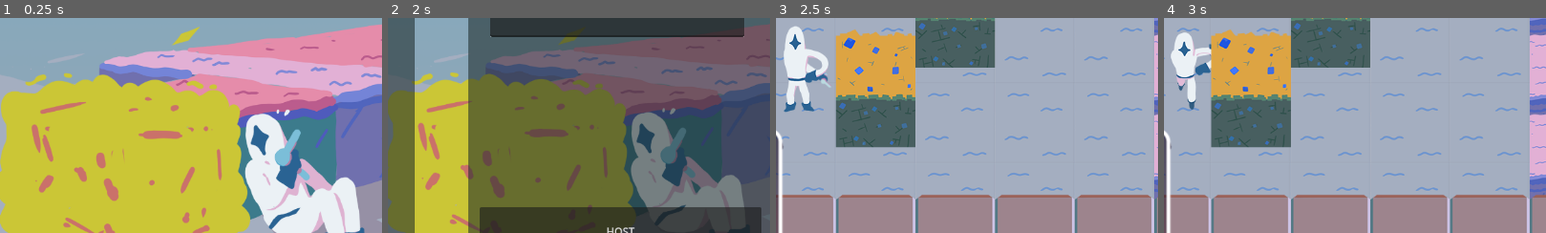
Above: before the commit, frames 1-4 (left to right).
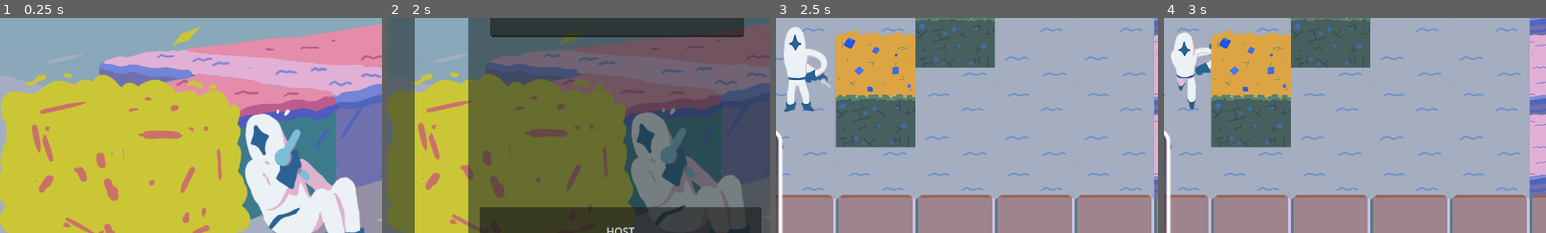
Above: after the commit, the same moments.

Repository: ParisRomane/Scientific_game_jam
Game: Godot game, scene res://scenes/concrete_scenes/entropy_battle.tscn
Same seed, same stepped clock (60 frames per second), same inputs: the game is played once before the commit and once after it.
Inputs (mouse positions are % of the whole screen's width and height, from its top left):
- Up to frame 1 (0.25 s): no input
- Up to frame 2 (2 s): click "START" at 0.5 s; click (77, 36) at 1.27 s; type "12" at 1.35 s
- Up to frame 3 (2.5 s): click "HOST" at 2 s
- Up to frame 4 (3 s): move the mouse to (72, 45) at 2.77 s; press the mouse at (72, 45) at 2.78 s; hold Right (ui_right) from 2.78 s (still down)
The pictures show only the part of the screen within x 47-97%, y 38-88%; the shares and areas given below are measured in that part.

Frames 1-2 are identical in both runs. In frame 3, 0.3% of the frame differs, in the area x 2-14%, y 3-38%; in frame 4, nothing differs.

Commit message:
gitignore fix animation clear

Diff:
--- a/scenes/objects/player.tscn
+++ b/scenes/objects/player.tscn
@@ -1,21 +1,30 @@
-[gd_scene load_steps=50 format=3 uid="uid://e7nwil12f2v2"]
+[gd_scene load_steps=59 format=3 uid="uid://cerjfiw28ivyc"]
 
 [ext_resource type="Script" path="res://scripts/Player.gd" id="1_tldf4"]
-[ext_resource type="Texture2D" uid="uid://b7kmo1puhp0og" path="res://assets/personnages/bras_shoot/bras.png" id="2_njy2s"]
-[ext_resource type="Texture2D" uid="uid://c2exjhnn7bud5" path="res://assets/personnages/idle/idle_01.png" id="4_fxe4x"]
-[ext_resource type="Texture2D" uid="uid://c0xk70hipevc6" path="res://assets/personnages/death.png" id="5_2boor"]
-[ext_resource type="Texture2D" uid="uid://ct7ss8mebc4uu" path="res://assets/personnages/idle/idle_02.png" id="5_uptpu"]
-[ext_resource type="Texture2D" uid="uid://bus6hekhh8m8y" path="res://assets/personnages/idle/idle_03.png" id="6_3pict"]
-[ext_resource type="Texture2D" uid="uid://bsi5vukxwmvvf" path="res://assets/personnages/idle/idle_04.png" id="7_s7qky"]
-[ext_resource type="Texture2D" uid="uid://drp2wi50i7ysv" path="res://assets/personnages/idle/idle_05.png" id="8_1pljn"]
-[ext_resource type="Texture2D" uid="uid://c45u0mu0u8p5k" path="res://assets/personnages/idle/idle.png" id="8_ts177"]
-[ext_resource type="Texture2D" uid="uid://b5y7rca0g0b4g" path="res://assets/personnages/move/move_01.png" id="9_h4hlq"]
-[ext_resource type="Texture2D" uid="uid://dkcaehmjsuqn7" path="res://assets/personnages/move/move.png" id="10_lt5r6"]
-[ext_resource type="Texture2D" uid="uid://i3af8habdhrg" path="res://assets/personnages/move/move_02.png" id="10_udn6f"]
-[ext_resource type="Texture2D" uid="uid://dikstihtght70" path="res://assets/personnages/move/move_03.png" id="11_tv0rd"]
-[ext_resource type="Texture2D" uid="uid://scu5gcicvxp6" path="res://assets/personnages/move/move_04.png" id="12_l4e5c"]
-[ext_resource type="Texture2D" uid="uid://xqerqvut2dvj" path="res://assets/personnages/move/move_05.png" id="13_dy3p2"]
-[ext_resource type="Texture2D" uid="uid://dfr7wp21f1iek" path="res://assets/personnages/move/move_06.png" id="14_mgvev"]
+[ext_resource type="Texture2D" uid="uid://b7kmo1puhp0og" path="res://assets/personnages/bras_shoot/bras.png" id="2_6xpy1"]
+[ext_resource type="Texture2D" uid="uid://qwvb0ac8els2" path="res://assets/personnages/death/death_0.png" id="3_guf8c"]
+[ext_resource type="Texture2D" uid="uid://db8par8ng4v40" path="res://assets/personnages/death/death_1.png" id="4_0ft6a"]
+[ext_resource type="Texture2D" uid="uid://cnkt55f5cag38" path="res://assets/personnages/idle/idle_01.png" id="4_fxe4x"]
+[ext_resource type="Texture2D" uid="uid://cfkjlyfcncmhy" path="res://assets/personnages/idle/idle_02.png" id="5_uptpu"]
+[ext_resource type="Texture2D" uid="uid://c8va1mt0lpan0" path="res://assets/personnages/death/death_2.png" id="5_vgsxj"]
+[ext_resource type="Texture2D" uid="uid://b6dtehqloke8u" path="res://assets/personnages/idle/idle_03.png" id="6_3pict"]
+[ext_resource type="Texture2D" uid="uid://bniw2e0nq4u0a" path="res://assets/personnages/death/death_3.png" id="6_ugdgd"]
+[ext_resource type="Texture2D" uid="uid://dwoj1yj7pqb5w" path="res://assets/personnages/idle/idle_04.png" id="7_s7qky"]
+[ext_resource type="Texture2D" uid="uid://0xachxhasd54" path="res://assets/personnages/death/death_4.png" id="7_xfo8v"]
+[ext_resource type="Texture2D" uid="uid://d2v43l3a2l5ud" path="res://assets/personnages/idle/idle_05.png" id="8_1pljn"]
+[ext_resource type="Texture2D" uid="uid://pjqhp58fejlk" path="res://assets/personnages/death/death_5.png" id="8_m4oja"]
+[ext_resource type="Texture2D" uid="uid://dc6fgmqpbp7vt" path="res://assets/personnages/death/death_6.png" id="9_6ypgp"]
+[ext_resource type="Texture2D" uid="uid://ccjdqrsuju2n4" path="res://assets/personnages/move/move_01.png" id="9_h4hlq"]
+[ext_resource type="Texture2D" uid="uid://bgf1qathtco3" path="res://assets/personnages/death/death_7.png" id="10_52g6d"]
+[ext_resource type="Texture2D" uid="uid://c3u4a1amhb42r" path="res://assets/personnages/move/move_02.png" id="10_udn6f"]
+[ext_resource type="Texture2D" uid="uid://bvswnwuwg8r10" path="res://assets/personnages/death/death_8.png" id="11_eg4bw"]
+[ext_resource type="Texture2D" uid="uid://dmbtfio7guq" path="res://assets/personnages/move/move_03.png" id="11_tv0rd"]
+[ext_resource type="Texture2D" uid="uid://bc6k0p2yjonxq" path="res://assets/personnages/move/move_04.png" id="12_l4e5c"]
+[ext_resource type="Texture2D" uid="uid://bv0fdlgpl52rt" path="res://assets/personnages/death/death_9.png" id="12_mt7vv"]
+[ext_resource type="Texture2D" uid="uid://cq5au4sitmvjs" path="res://assets/personnages/move/move_05.png" id="13_dy3p2"]
+[ext_resource type="Texture2D" uid="uid://dayrumhq5rwhl" path="res://assets/personnages/death/death_10.png" id="13_qv0ab"]
+[ext_resource type="Texture2D" uid="uid://cowjfdk1auxv0" path="res://assets/personnages/death/death_11.png" id="14_2ynq5"]
+[ext_resource type="Texture2D" uid="uid://cnrh5gftw2aiq" path="res://assets/personnages/move/move_06.png" id="14_mgvev"]
 [ext_resource type="Script" path="res://scripts/Shoot.gd" id="19_e1qdb"]
 
 [sub_resource type="CapsuleShape2D" id="CapsuleShape2D_eqvdu"]
@@ -24,6 +33,47 @@
 
 [sub_resource type="SpriteFrames" id="SpriteFrames_u7oem"]
 animations = [{
+"frames": [{
+"duration": 1.0,
+"texture": ExtResource("3_guf8c")
+}, {
+"duration": 1.0,
+"texture": ExtResource("4_0ft6a")
+}, {
+"duration": 1.0,
+"texture": ExtResource("5_vgsxj")
+}, {
+"duration": 1.0,
+"texture": ExtResource("6_ugdgd")
+}, {
+"duration": 1.0,
+"texture": ExtResource("7_xfo8v")
+}, {
+"duration": 1.0,
+"texture": ExtResource("8_m4oja")
+}, {
+"duration": 1.0,
+"texture": ExtResource("9_6ypgp")
+}, {
+"duration": 1.0,
+"texture": ExtResource("10_52g6d")
+}, {
+"duration": 1.0,
+"texture": ExtResource("11_eg4bw")
+}, {
+"duration": 1.0,
+"texture": ExtResource("12_mt7vv")
+}, {
+"duration": 1.0,
+"texture": ExtResource("13_qv0ab")
+}, {
+"duration": 1.0,
+"texture": ExtResource("14_2ynq5")
+}],
+"loop": true,
+"name": &"death",
+"speed": 0.0
+}, {
 "frames": [{
 "duration": 1.0,
 "texture": ExtResource("4_fxe4x")
@@ -42,7 +92,7 @@
 }],
 "loop": true,
 "name": &"idle",
-"speed": 5.0
+"speed": 0.0
 }, {
 "frames": [{
 "duration": 1.0,
@@ -65,65 +115,98 @@
 }],
 "loop": true,
 "name": &"move",
-"speed": 5.0
+"speed": 0.0
 }]
 
-[sub_resource type="Animation" id="Animation_8g2ar"]
-resource_name = "Idle"
-length = 0.7
+[sub_resource type="Animation" id="Animation_lf8lt"]
+resource_name = "Death_loop"
+length = 0.3
 loop_mode = 1
-step = 0.05
-tracks/0/type = "value"
-tracks/0/imported = false
-tracks/0/enabled = true
-tracks/0/path = NodePath("Idle:frame")
-tracks/0/interp = 1
-tracks/0/loop_wrap = true
-tracks/0/keys = {
-"times": PackedFloat32Array(0, 0.15, 0.3, 0.45, 0.6),
-"transitions": PackedFloat32Array(1, 1, 1, 1, 1),
-"update": 1,
-"values": [0, 1, 2, 3, 4]
-}
-
-[sub_resource type="Animation" id="Animation_uenve"]
-length = 0.001
-tracks/0/type = "value"
-tracks/0/imported = false
-tracks/0/enabled = true
-tracks/0/path = NodePath("Idle:frame")
-tracks/0/interp = 1
-tracks/0/loop_wrap = true
-tracks/0/keys = {
-"times": PackedFloat32Array(0),
-"transitions": PackedFloat32Array(1),
-"update": 1,
-"values": [0]
+tracks/0/type = "value"
+tracks/0/imported = false
+tracks/0/enabled = true
+tracks/0/path = NodePath("AnimatedSprite2D:frame")
+tracks/0/interp = 1
+tracks/0/loop_wrap = true
+tracks/0/keys = {
+"times": PackedFloat32Array(0, 0.3),
+"transitions": PackedFloat32Array(1, 1),
+"update": 0,
+"values": [11, 11]
 }
 tracks/1/type = "value"
 tracks/1/imported = false
 tracks/1/enabled = true
-tracks/1/path = NodePath("Run:frame")
+tracks/1/path = NodePath("AnimatedSprite2D:animation")
 tracks/1/interp = 1
 tracks/1/loop_wrap = true
 tracks/1/keys = {
 "times": PackedFloat32Array(0),
 "transitions": PackedFloat32Array(1),
 "update": 1,
-"values": [0]
-}
-tracks/2/type = "value"
-tracks/2/imported = false
-tracks/2/enabled = true
-tracks/2/path = NodePath("Death:frame")
-tracks/2/interp = 1
-tracks/2/loop_wrap = true
-tracks/2/keys = {
-"times": PackedFloat32Array(0),
-"transitions": PackedFloat32Array(1),
-"update": 1,
-"values": [0]
-}
+"values": [&"death"]
+}
+
+[sub_resource type="Animation" id="Animation_p77wq"]
+resource_name = "Dying"
+length = 0.9
+tracks/0/type = "value"
+tracks/0/imported = false
+tracks/0/enabled = true
+tracks/0/path = NodePath("AnimatedSprite2D:animation")
+tracks/0/interp = 1
+tracks/0/loop_wrap = true
+tracks/0/keys = {
+"times": PackedFloat32Array(0),
+"transitions": PackedFloat32Array(1),
+"update": 1,
+"values": [&"death"]
+}
+tracks/1/type = "value"
+tracks/1/imported = false
+tracks/1/enabled = true
+tracks/1/path = NodePath("AnimatedSprite2D:frame")
+tracks/1/interp = 1
+tracks/1/loop_wrap = true
+tracks/1/keys = {
+"times": PackedFloat32Array(0, 0.05, 0.1, 0.15, 0.2, 0.25, 0.3, 0.35, 0.4, 0.45, 0.5),
+"transitions": PackedFloat32Array(1, 1, 1, 1, 1, 1, 1, 1, 1, 1, 1),
+"update": 1,
+"values": [0, 1, 2, 3, 4, 5, 6, 7, 8, 8, 10]
+}
+
+[sub_resource type="Animation" id="Animation_8g2ar"]
+resource_name = "Idle"
+length = 0.6
+loop_mode = 1
+step = 0.05
+tracks/0/type = "value"
+tracks/0/imported = false
+tracks/0/enabled = true
+tracks/0/path = NodePath("AnimatedSprite2D:animation")
+tracks/0/interp = 1
+tracks/0/loop_wrap = true
+tracks/0/keys = {
+"times": PackedFloat32Array(0),
+"transitions": PackedFloat32Array(1),
+"update": 1,
+"values": [&"idle"]
+}
+tracks/1/type = "value"
+tracks/1/imported = false
+tracks/1/enabled = true
+tracks/1/path = NodePath("AnimatedSprite2D:frame")
+tracks/1/interp = 1
+tracks/1/loop_wrap = true
+tracks/1/keys = {
+"times": PackedFloat32Array(0, 0.1, 0.2, 0.3, 0.4),
+"transitions": PackedFloat32Array(1, 1, 1, 1, 1),
+"update": 1,
+"values": [0, 1, 2, 3, 4]
+}
+
+[sub_resource type="Animation" id="Animation_uenve"]
+length = 0.001
 
 [sub_resource type="Animation" id="Animation_swk6c"]
 resource_name = "Run"
@@ -132,47 +215,26 @@
 tracks/0/type = "value"
 tracks/0/imported = false
 tracks/0/enabled = true
-tracks/0/path = NodePath("Run:frame")
-tracks/0/interp = 1
-tracks/0/loop_wrap = true
-tracks/0/keys = {
+tracks/0/path = NodePath("AnimatedSprite2D:animation")
+tracks/0/interp = 1
+tracks/0/loop_wrap = true
+tracks/0/keys = {
+"times": PackedFloat32Array(0),
+"transitions": PackedFloat32Array(1),
+"update": 1,
+"values": [&"move"]
+}
+tracks/1/type = "value"
+tracks/1/imported = false
+tracks/1/enabled = true
+tracks/1/path = NodePath("AnimatedSprite2D:frame")
+tracks/1/interp = 1
+tracks/1/loop_wrap = true
+tracks/1/keys = {
 "times": PackedFloat32Array(0, 0.1, 0.2, 0.3, 0.4, 0.5),
 "transitions": PackedFloat32Array(1, 1, 1, 1, 1, 1),
 "update": 1,
 "values": [0, 1, 2, 3, 4, 5]
-}
-
-[sub_resource type="Animation" id="Animation_p77wq"]
-resource_name = "Dying"
-length = 0.9
-tracks/0/type = "value"
-tracks/0/imported = false
-tracks/0/enabled = true
-tracks/0/path = NodePath("Death:frame")
-tracks/0/interp = 1
-tracks/0/loop_wrap = true
-tracks/0/keys = {
-"times": PackedFloat32Array(0, 0.1, 0.2, 0.3, 0.4, 0.5, 0.6, 0.7, 0.8),
-"transitions": PackedFloat32Array(1, 1, 1, 1, 1, 1, 1, 1, 1),
-"update": 1,
-"values": [0, 1, 2, 3, 4, 5, 6, 7, 8]
-}
-
-[sub_resource type="Animation" id="Animation_lf8lt"]
-resource_name = "Death_loop"
-length = 0.3
-loop_mode = 1
-tracks/0/type = "value"
-tracks/0/imported = false
-tracks/0/enabled = true
-tracks/0/path = NodePath("Death:frame")
-tracks/0/interp = 1
-tracks/0/loop_wrap = true
-tracks/0/keys = {
-"times": PackedFloat32Array(0, 0.1, 0.2),
-"transitions": PackedFloat32Array(1, 1, 1),
-"update": 1,
-"values": [9, 10, 11]
 }
 
 [sub_resource type="AnimationLibrary" id="AnimationLibrary_xspif"]
@@ -217,7 +279,7 @@
 states/Death_loop/node = SubResource("AnimationNodeAnimation_at0yh")
 states/Death_loop/position = Vector2(863, 93)
 states/Dying/node = SubResource("AnimationNodeAnimation_8whqo")
-states/Dying/position = Vector2(687, 93)
+states/Dying/position = Vector2(689.667, 92.1111)
 states/End/position = Vector2(1046, 93)
 states/Idle/node = SubResource("AnimationNodeAnimation_xy8bx")
 states/Idle/position = Vector2(527, 37)
@@ -326,32 +388,14 @@
 position = Vector2(77, 4)
 scale = Vector2(0.323144, 9.43973)
 
-[node name="Idle" type="Sprite2D" parent="."]
-texture = ExtResource("8_ts177")
-hframes = 5
-
-[node name="Run" type="Sprite2D" parent="."]
-visible = false
-texture = ExtResource("10_lt5r6")
-hframes = 6
-
-[node name="Death" type="Sprite2D" parent="."]
-visible = false
-scale = Vector2(0.7, 0.7)
-texture = ExtResource("5_2boor")
-hframes = 3
-vframes = 4
-
 [node name="Reload" type="Timer" parent="."]
 wait_time = 0.2
 one_shot = true
 
 [node name="AnimatedSprite2D" type="AnimatedSprite2D" parent="."]
-visible = false
 sprite_frames = SubResource("SpriteFrames_u7oem")
-animation = &"idle"
+animation = &"move"
 autoplay = "idle"
-frame_progress = 0.34397
 
 [node name="Sounds" type="Node" parent="."]
 
--- a/scripts/Player.gd
+++ b/scripts/Player.gd
@@ -107,9 +107,10 @@
 
 	if !is_dead:
 		var coef = 1/(float(pv_default)/float(pv))
-		$Idle.modulate = Color(1, coef, coef)
-		$Run.modulate = Color(1, coef, coef)
+		$AnimatedSprite2D.modulate = Color(1, coef, coef)
 		$Arm.modulate = Color(1, coef, coef)
+	else :
+		$AnimatedSprite2D.modulate = Color(1, 1,1)
 
 	movement_loop()
 	shooting()
@@ -142,25 +143,14 @@
 	if !is_dead:
 		if !move:
 			_state_machine.travel("Idle")
-			if(_state_machine.get_current_node() == "Run"):
-				print_debug("Idle")
-				$Idle.show()
-				$Run.hide()
 		else:
 			_state_machine.travel("Run")
-			if(_state_machine.get_current_node() == "Idle"):
-				$Idle.hide()
-				$Run.show()
-
 		if shoot:
 			_arm_anim_tree.travel("Shoot")
 
 	if is_dying:
 		is_dying = false
-		$Idle.hide()
-		$Run.hide()
 		$Arm.hide()
-		$Death.show()
 		_state_machine.travel("Dying")
 
 func shooting():
Not shown, removed: assets/personnages/death.png.import
Renamed: assets/personnages/death.png -> assets/personnages/death/death.png
Binary file added: assets/personnages/death/death_0.png
Binary file added: assets/personnages/death/death_1.png
Binary file added: assets/personnages/death/death_10.png
Binary file added: assets/personnages/death/death_11.png
Binary file added: assets/personnages/death/death_2.png
Binary file added: assets/personnages/death/death_3.png
Binary file added: assets/personnages/death/death_4.png
Binary file added: assets/personnages/death/death_5.png
Binary file added: assets/personnages/death/death_6.png
Binary file added: assets/personnages/death/death_7.png
(and 11 more such lines)
